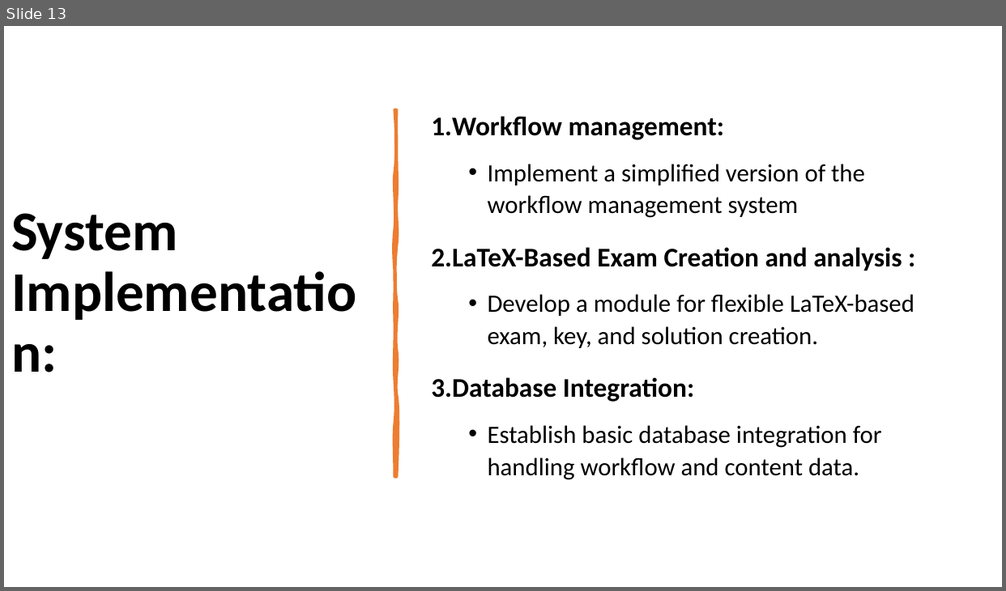
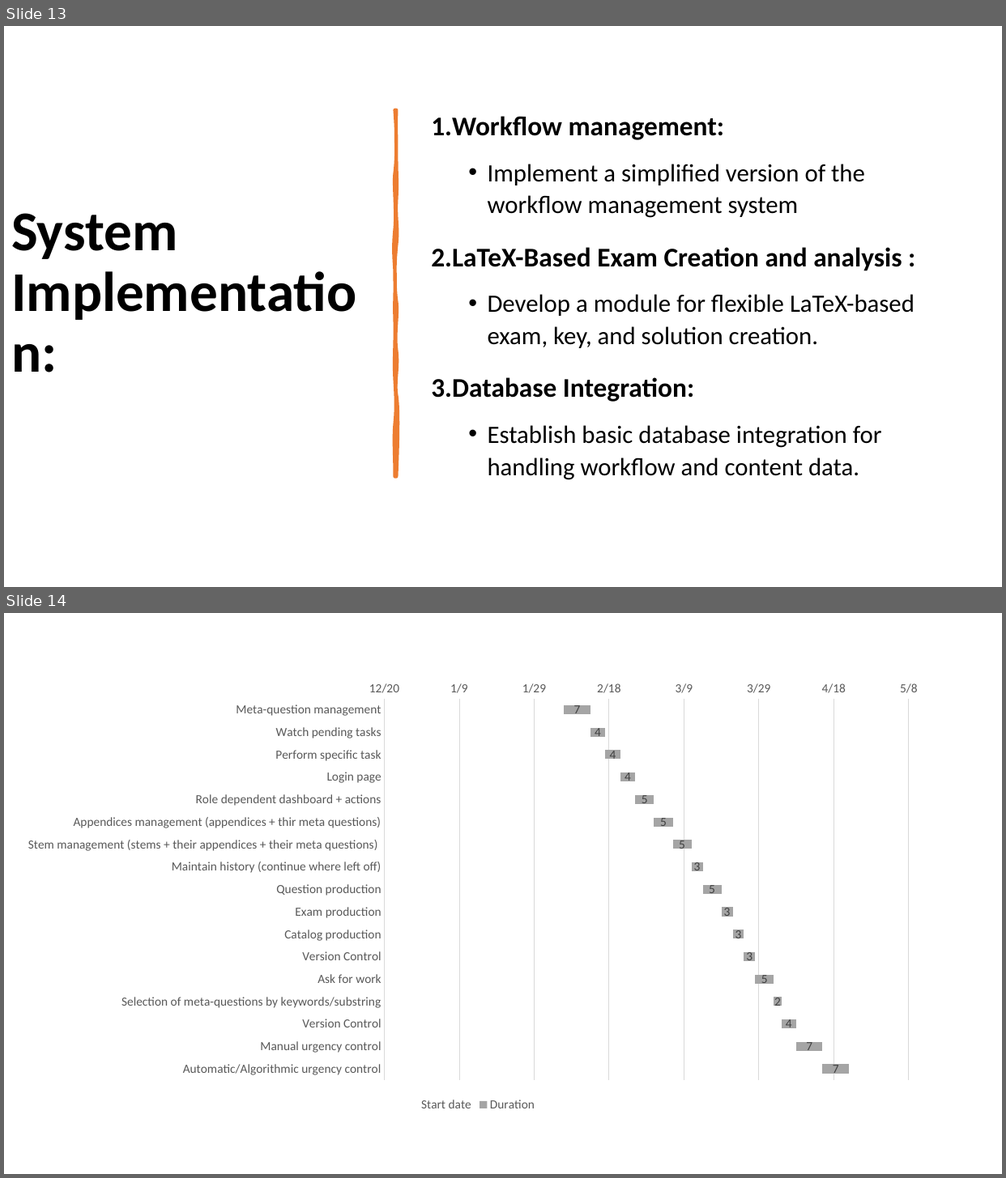
Before and after one commit to RoiTief/Exam-Management-System, a slide deck: docs/Proof of concept presentation.pptx. Shown one above the other, each under a label of ours: slide 13 before the commit, slides 13 and 14 after it. The pictures are 1006x591 and 1006x1178 pixels, drawn with LibreOffice and Linux fonts; fonts in the diff are those of the drawing. Boxes give left, top, right and bottom in pixels: in the first picture for what was removed or moved away, otherwise in the second. Text is boxed around its words. In the diff, an @@ line names an element or a change of style, - is before the commit and + after.

Commit message:
add gantt chart

```diff
--- a/docs/Proof of concept presentation.pptx
+++ b/docs/Proof of concept presentation.pptx
@@ slide 14 added at [4, 613, 1002, 1174], background #FFFFFF @@
@@ bar stacked chart added at [10, 672, 937, 1116] @@
+categories: Meta-question management, Watch pending tasks, Perform specific task, Login page, Role dependent dashboard + actions, Appendices management (appendices + thir meta questions), Stem management (stems + their appendices + their meta questions) , Maintain history (continue where left off), Question production, Exam production, Catalog production, Version Control, Ask for work, Selection of meta-questions by keywords/substring, Version Control, Manual urgency control, Automatic/Algorithmic urgency control
+Start date: 45000, 45000, 45000, 45000, 45000, 45000, 45000, 45000, 45000, 45000, 45000, 45000, 45000, 45000, 45000, 45000, 45000
+Duration: 7, 4, 4, 4, 5, 5, 5, 3, 5, 3, 3, 3, 5, 2, 4, 7, 7
```
Also in this commit, not shown: 1 slide changed.
